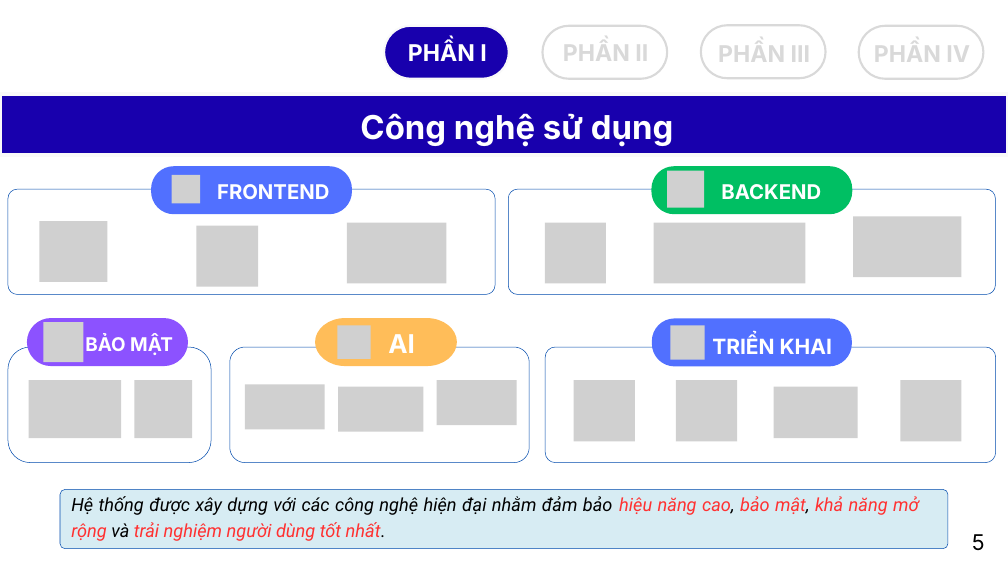
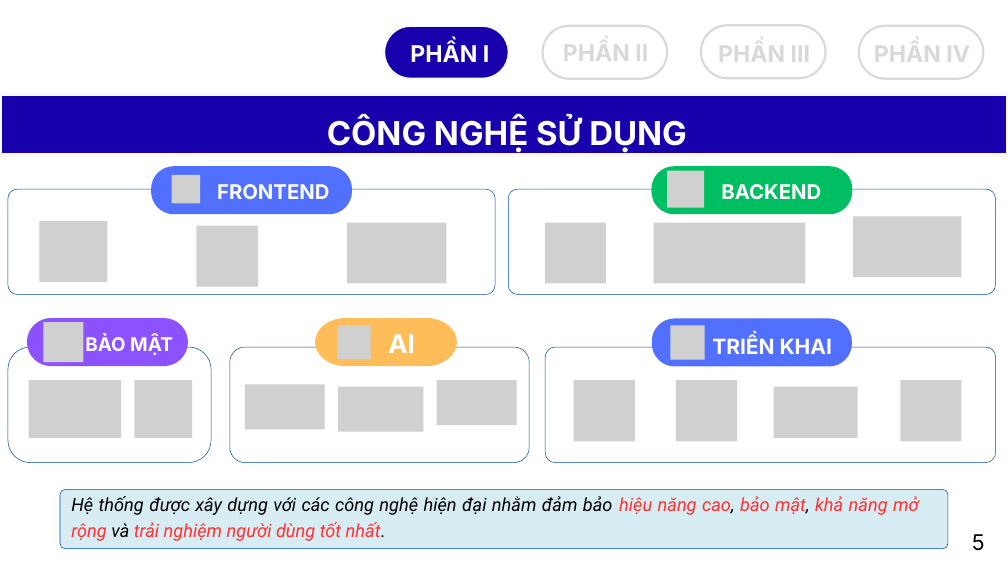
Before and after one commit to tranyennhi02/NutriGain, a slide deck: slide 6 of docs/BAOCAOTOTNGHIEP.pptx. Drawn at 1008x567 pixels with LibreOffice and Linux fonts; fonts in the diff are those of the drawing; grey boxes stand for pictures. Boxes give left, top, right and bottom in pixels: in the first picture for what was removed or moved away, otherwise in the second. Text is boxed around its words. In the diff, an @@ line names an element or a change of style, - is before the commit and + after.

```diff
--- a/docs/BAOCAOTOTNGHIEP.pptx
+++ b/docs/BAOCAOTOTNGHIEP.pptx
@@ text "PHẦN I" rewrapped from [408, 41, 486, 67] to [410, 42, 489, 62] @@
@@ text at [327, 117, 687, 152]: text changed @@
-Công nghệ sử dụng
+CÔNG NGHỆ SỬ DỤNG
```
Also in this commit, not shown: 6 other slides changed, 10 other files.
